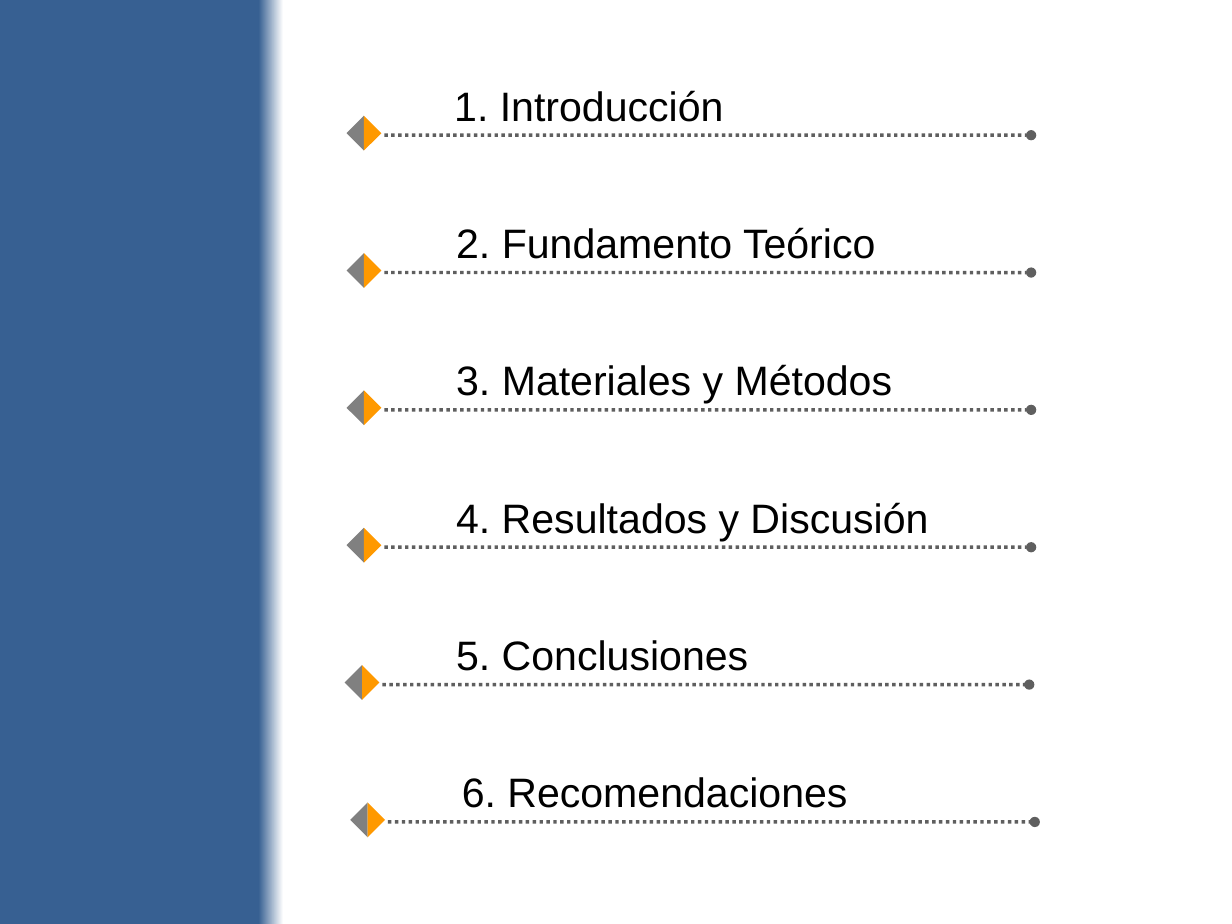
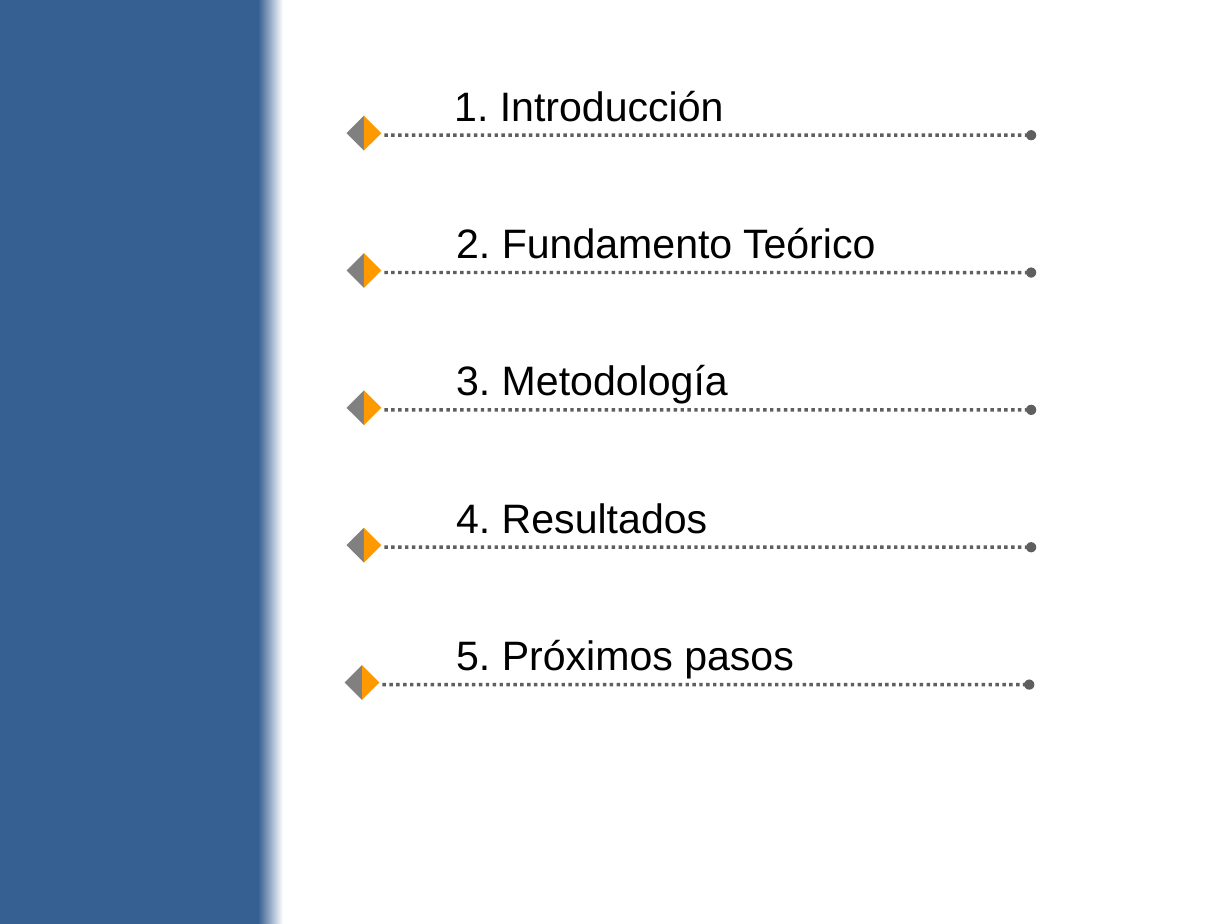
Before and after one commit to diegouriarte/masther-thesis, a slide deck: slide 2 of doc/avance-parcial.pptx. Drawn at 1232x924 pixels with LibreOffice and Linux fonts; fonts in the diff are those of the drawing. Boxes give left, top, right and bottom in pixels: in the first picture for what was removed or moved away, otherwise in the second. Text is boxed around its words. In the diff, an @@ line names an element or a change of style, - is before the commit and + after.

```diff
--- a/doc/avance-parcial.pptx
+++ b/doc/avance-parcial.pptx
@@ text at box(456, 364, 728, 404): text changed @@
-3. Materiales y Métodos
+3. Metodología
@@ text at box(456, 503, 707, 534): text changed @@
-4. Resultados y Discusión
+4. Resultados
@@ text at box(456, 639, 794, 678): text changed @@
-5. Conclusiones
+5. Próximos pasos
@@ group removed at box(350, 777, 1035, 838): 2 right triangles, 1 arrow, 1 text @@
-6. Recomendaciones
```
Also in this commit, not shown: 9 other slides changed, 2 other files.
